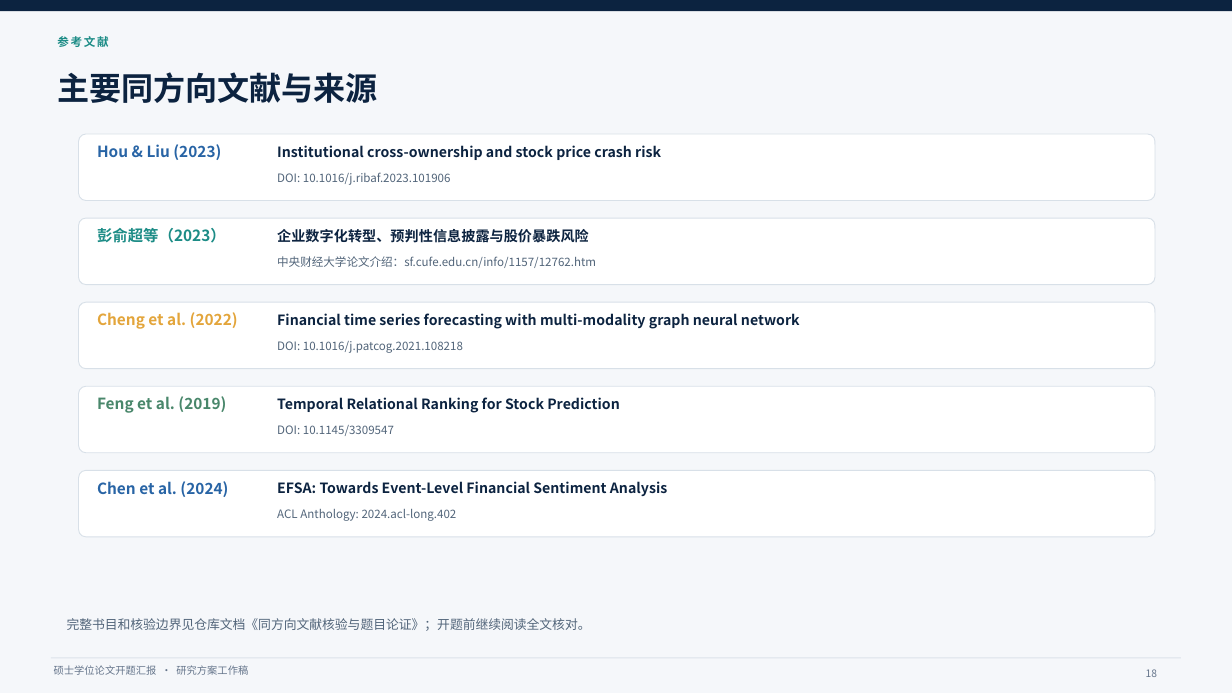
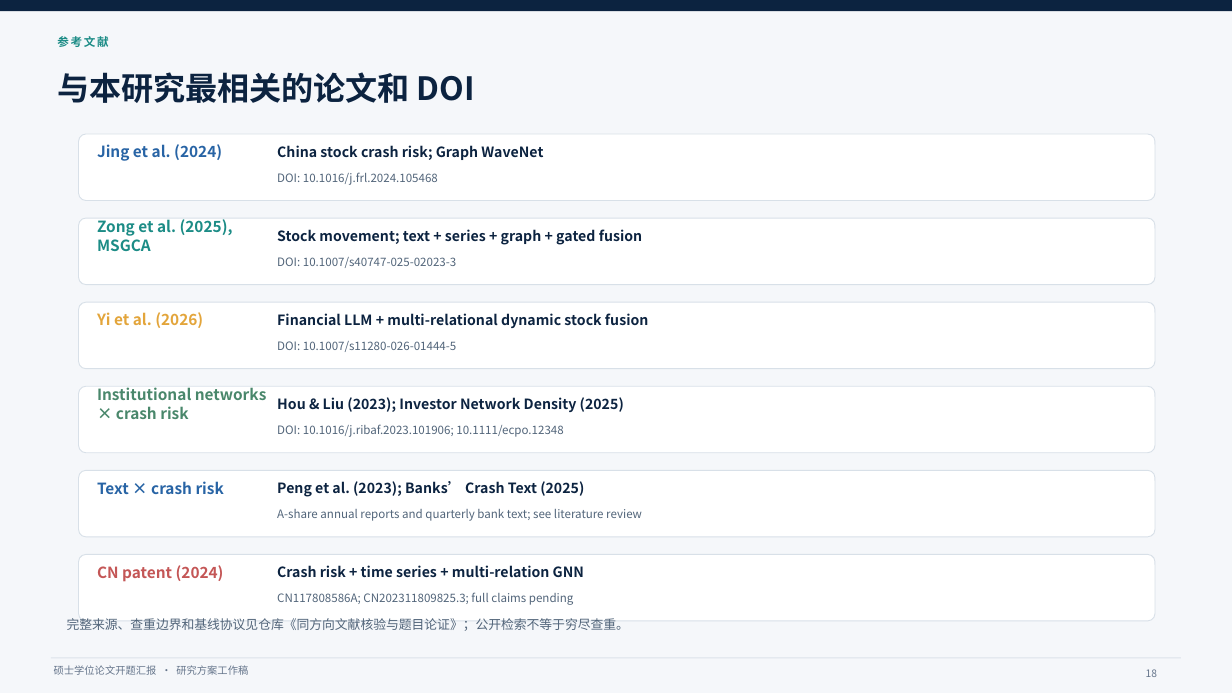
Before and after one commit to QiuKunYuan/llm-event-tail-risk-, a slide deck: slide 18 of docs/开题报告/开题答辩汇报.pptx. Drawn at 1232x693 pixels with LibreOffice and Linux fonts; fonts in the diff are those of the drawing. Boxes give left, top, right and bottom in pixels: in the first picture for what was removed or moved away, otherwise in the second. Text is boxed around its words. In the diff, an @@ line names an element or a change of style, - is before the commit and + after.

```diff
--- a/docs/开题报告/开题答辩汇报.pptx
+++ b/docs/开题报告/开题答辩汇报.pptx
@@ text at (x1=57, y1=72, x2=475, y2=103): text changed @@
-主要同方向文献与来源
+与本研究最相关的论文和 DOI
@@ text at (x1=97, y1=144, x2=222, y2=161): text changed @@
-Hou & Liu (2023)
+Jing et al. (2024)
@@ text at (x1=277, y1=145, x2=543, y2=160): text changed @@
-Institutional cross-ownership and stock price crash risk
+China stock crash risk; Graph WaveNet
@@ text at (x1=277, y1=172, x2=438, y2=185): text changed @@
-DOI: 10.1016/j.ribaf.2023.101906
+DOI: 10.1016/j.frl.2024.105468
@@ text at (x1=97, y1=219, x2=233, y2=251): text changed @@
-彭俞超等（2023）
+Zong et al. (2025), MSGCA
@@ text at (x1=277, y1=229, x2=643, y2=245): text changed @@
-企业数字化转型、预判性信息披露与股价暴跌风险
+Stock movement; text + series + graph + gated fusion
@@ text at (x1=277, y1=257, x2=456, y2=268): text changed @@
-中央财经大学论文介绍：sf.cufe.edu.cn/info/1157/12762.htm
+DOI: 10.1007/s40747-025-02023-3
@@ text at (x1=97, y1=312, x2=203, y2=328): text changed @@
-Cheng et al. (2022)
+Yi et al. (2026)
@@ text at (x1=277, y1=313, x2=649, y2=328): text changed @@
-Financial time series forecasting with multi-modality graph neural network
+Financial LLM + multi-relational dynamic stock fusion
@@ text at (x1=277, y1=341, x2=456, y2=352): text changed @@
-DOI: 10.1016/j.patcog.2021.108218
+DOI: 10.1007/s11280-026-01444-5
@@ text at (x1=97, y1=387, x2=267, y2=419): text changed @@
-Feng et al. (2019)
+Institutional networks × crash risk
@@ text at (x1=277, y1=397, x2=624, y2=412): text changed @@
-Temporal Relational Ranking for Stock Prediction
+Hou & Liu (2023); Investor Network Density (2025)
@@ text at (x1=277, y1=424, x2=563, y2=437): text changed @@
-DOI: 10.1145/3309547
+DOI: 10.1016/j.ribaf.2023.101906; 10.1111/ecpo.12348
@@ text at (x1=97, y1=481, x2=224, y2=494): text changed @@
-Chen et al. (2024)
+Text × crash risk
@@ text at (x1=277, y1=481, x2=584, y2=497): text changed @@
-EFSA: Towards Event-Level Financial Sentiment Analysis
+Peng et al. (2023); Banks’ Crash Text (2025)
@@ text at (x1=277, y1=509, x2=642, y2=521): text changed @@
-ACL Anthology: 2024.acl-long.402
+A-share annual reports and quarterly bank text; see literature review
@@ rounded rectangle added at (x1=79, y1=555, x2=1155, y2=621), fill #FFFFFF, outline #D8E0E8 0.7 pt @@
@@ text added at (x1=97, y1=565, x2=224, y2=582), 12 pt, text #C45656, bold @@
+CN patent (2024)
@@ text added at (x1=277, y1=565, x2=584, y2=577), 11 pt, text #0C2340, bold @@
+Crash risk + time series + multi-relation GNN
@@ text added at (x1=277, y1=592, x2=573, y2=605), 9 pt, text #52657A @@
+CN117808586A; CN202311809825.3; full claims pending
@@ text at (x1=67, y1=618, x2=629, y2=631): text changed @@
-完整书目和核验边界见仓库文档《同方向文献核验与题目论证》；开题前继续阅读全文核对。
+完整来源、查重边界和基线协议见仓库《同方向文献核验与题目论证》；公开检索不等于穷尽查重。
```
Also in this commit, not shown: 11 other slides changed, 14 other files.
